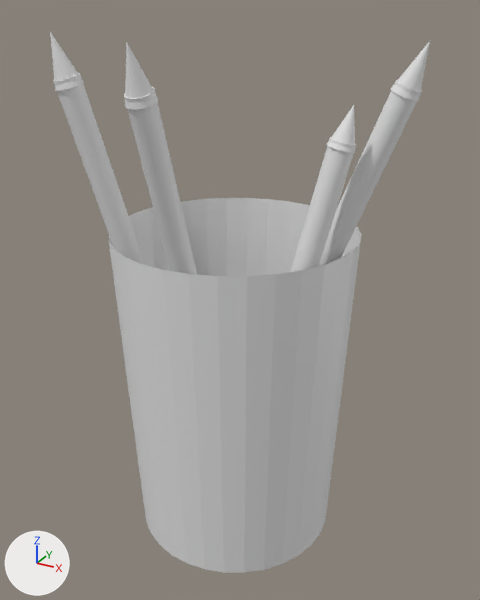
The Blender file Modellen/Scenery/pennenbakje.blend: old version first, new version second.
One viewpoint serves both versions: a 50 mm lens placed at (5.21, -7.71, 4.81), pointed at (2.56, -2.88, 2.39). The axes (+X, +Y, +Z) are drawn at lower left. The lights are the same throughout.
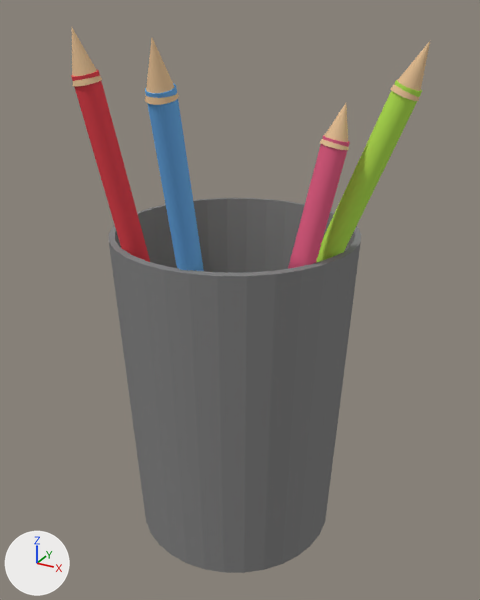
Commit message: Pennenbakje met kleur

What changed in the scene script:
```text
Change me_cylinder_005:
    where me_cylinder_005.from_pydata(...)  # 64 vertices, 34 faces; spans x -1.0..1.0, y -1.0..1.0, z -0.8..1.0
    add me_cylinder_005.materials.append(mat_material_007)  # pink #e76387
Change me_cone_002:
    where me_cone_002.from_pydata(...)  # 33 vertices, 33 faces; spans x -1.0..1.0, y -1.0..1.0, z -1.0..1.0
    add me_cone_002.materials.append(mat_material_005)  # beige #e7c297
Change me_cylinder:
    where me_cylinder.from_pydata(...)  # 64 vertices, 33 faces; spans x -0.93..0.93, y -0.93..0.93, z -0.75..0.81
    add me_cylinder.materials.append(mat_material)  # grey #858585
Change me_cylinder_007:
    where me_cylinder_007.from_pydata(...)  # 64 vertices, 34 faces; spans x -1.0..1.0, y -1.0..1.0, z -0.8..1.0
    add me_cylinder_007.materials.append(mat_material_008)  # green #b7e757
Change me_cone_003:
    where me_cone_003.from_pydata(...)  # 33 vertices, 33 faces; spans x -1.0..1.0, y -1.0..1.0, z -1.0..1.0
    add me_cone_003.materials.append(mat_material_006)  # beige #e7c297
Change me_cylinder_008:
    where me_cylinder_008.from_pydata(...)  # 64 vertices, 34 faces; spans x -1.0..1.0, y -1.0..1.0, z -0.8..1.0
    add me_cylinder_008.materials.append(mat_material_002)  # red #e74a53
Change me_cone_004:
    where me_cone_004.from_pydata(...)  # 33 vertices, 33 faces; spans x -1.0..1.0, y -1.0..1.0, z -1.0..1.0
    add me_cone_004.materials.append(mat_material_001)  # beige #e7c297
Change me_cylinder_009:
    where me_cylinder_009.from_pydata(...)  # 64 vertices, 34 faces; spans x -1.0..1.0, y -1.0..1.0, z -0.8..1.0
    add me_cylinder_009.materials.append(mat_material_003)  # blue #6cade7
Change me_cone_005:
    where me_cone_005.from_pydata(...)  # 33 vertices, 33 faces; spans x -1.0..1.0, y -1.0..1.0, z -1.0..1.0
    add me_cone_005.materials.append(mat_material_004)  # beige #e7c297
Change ob_cylinder_001:
    ob_cylinder_001.rotation_euler: (-0.151, 0.187, -0.201) -> (-0.145, 0.163, -0.168)  # degrees (-8.7, 11, -12) -> degrees (-8.3, 9.3, -9.6)
Change ob_cylinder_003:
    ob_cylinder_003.rotation_euler: (0.107, -0.23, 0.457) -> (0.117, -0.166, 0.399)  # degrees (6.1, -13, 26) -> degrees (6.7, -9.5, 23)
Change ob_cylinder_004:
    ob_cylinder_004.rotation_euler: (0.299, 0.0, 0.0) -> (0.259, 0.0545, -0.0442)  # degrees (17, 0, 0) -> degrees (15, 3.1, -2.5)
```

Location of each change, [x1, y1, x2, y2] in pixels of the pictures (480 x 600 px):
'Cylinder', recoloured: [109, 198, 361, 573] in both
'Cylinder.004', recoloured, turned (grey to blue): before [124, 87, 197, 274]; after [145, 83, 204, 271]
'Cylinder.003', recoloured, turned (grey to red): before [53, 73, 145, 265]; after [71, 69, 150, 262]
'Cylinder.002', recoloured (grey to green): [316, 80, 422, 266] in both
'Cylinder.001', recoloured, turned (grey to pink): before [290, 137, 357, 272]; after [288, 135, 350, 268]
'Cone.003', recoloured, turned: before [125, 43, 158, 110]; after [145, 38, 179, 105]
'Cone.001', recoloured, turned: before [50, 32, 84, 91]; after [72, 28, 102, 87]
'Cone.002', recoloured, turned: before [326, 105, 355, 153]; after [320, 103, 349, 150]
'Cone.000', recoloured (white to beige): [391, 41, 430, 101] in both
